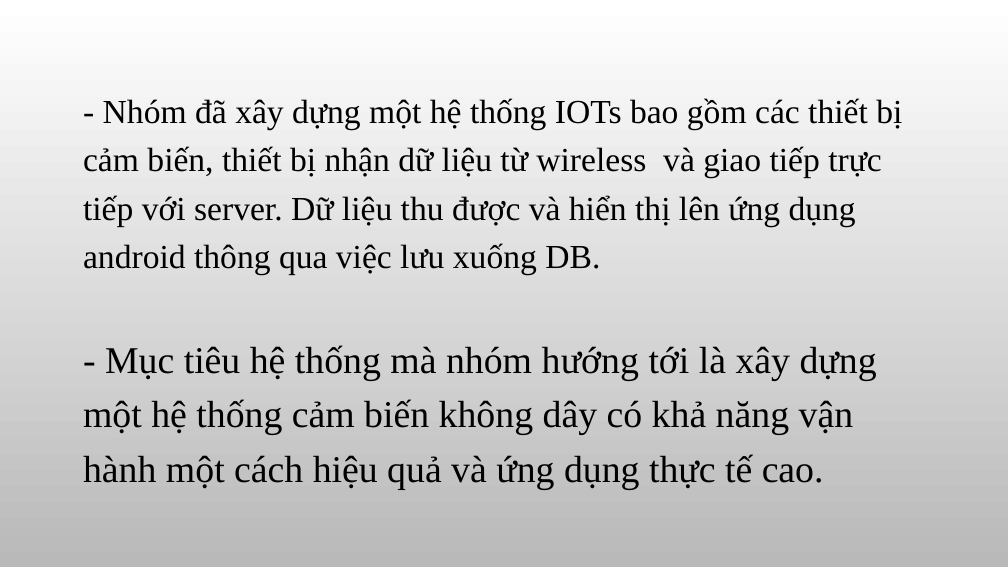
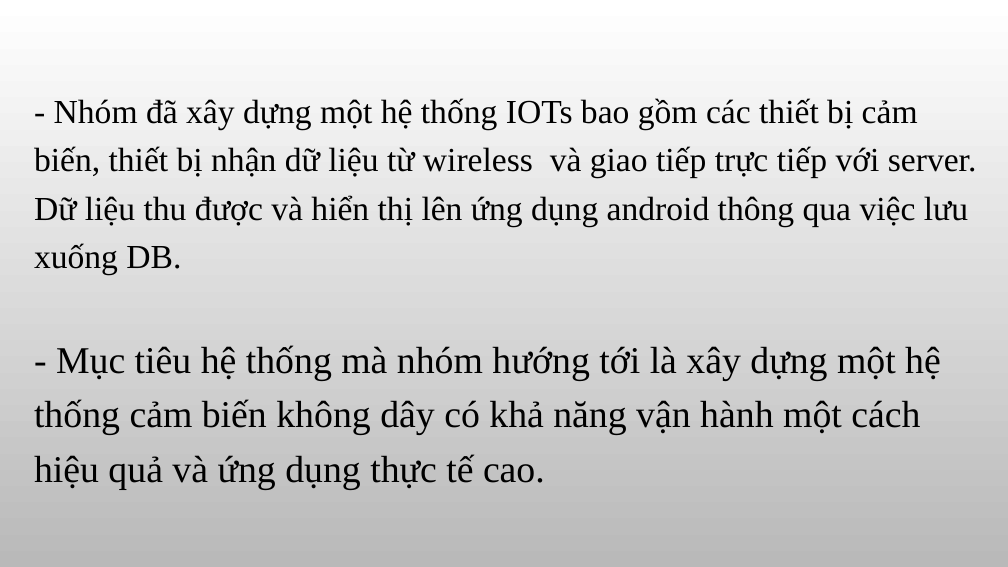
Before and after one commit to AJackTi/Project-Monitor-Baby, a slide deck: slide 5 of Giám sát giấc ngủ em bé thông qua.pptx (slide 6 before the commit). Drawn at 1008x567 pixels with LibreOffice and Linux fonts; fonts in the diff are those of the drawing; background and template pictures are left out. Boxes give left, top, right and bottom in pixels: in the first picture for what was removed or moved away, otherwise in the second. Text is boxed around its words. In the diff, an @@ line names an element or a change of style, - is before the commit and + after.

```diff
--- a/Giám sát giấc ngủ em bé thông qua.pptx
+++ b/Giám sát giấc ngủ em bé thông qua.pptx
@@ text "- Nhóm đã xây dựng ..." rewrapped from (83, 98, 902, 490) to (34, 98, 977, 490) @@
```
Also in this commit, not shown: 3 other slides changed, 1 slide removed, 31 other files.
